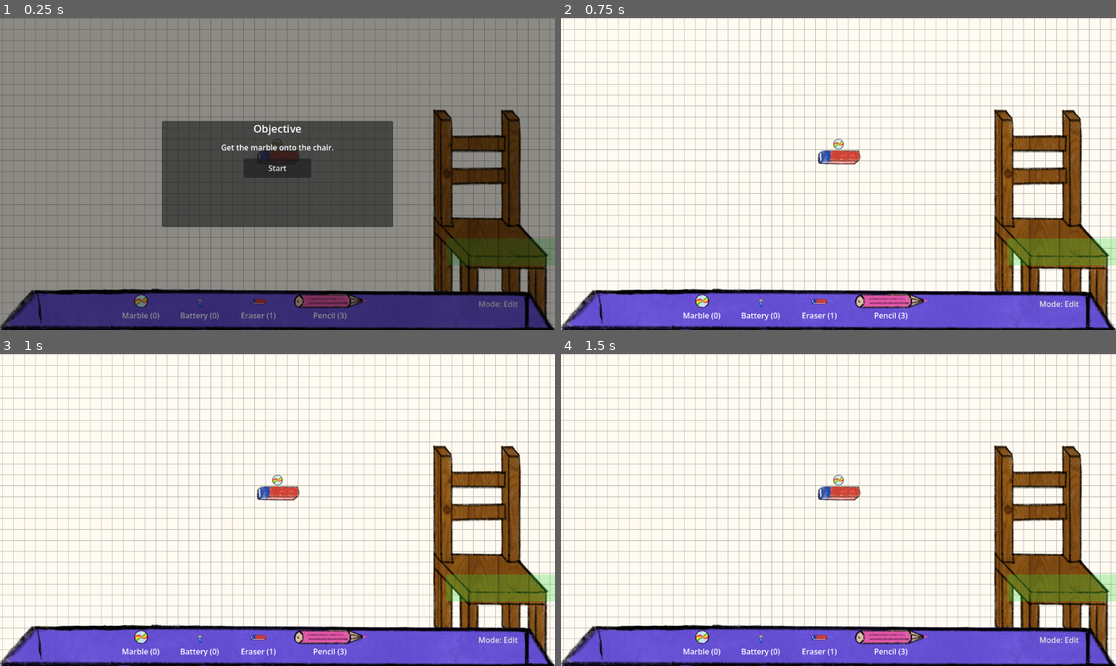
Above: before the commit, frames 1-4 (two rows, left to right).
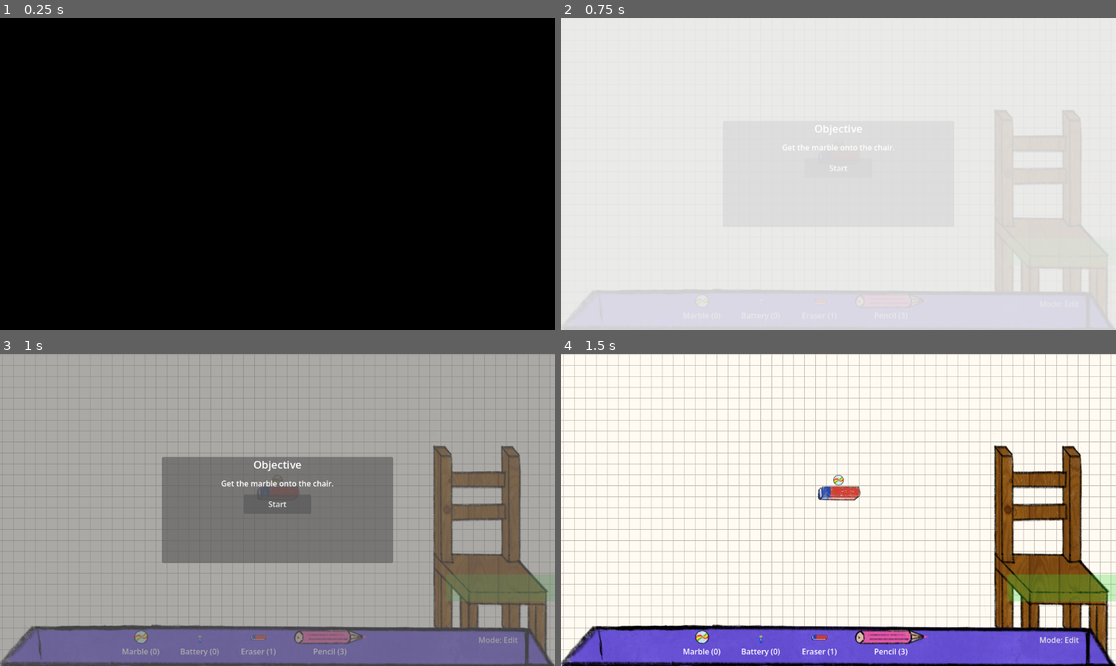
Above: after the commit, the same moments.

Repository: Fighter19/machines
Game: Godot game, scene res://scenes/opening.tscn
Two runs of this game, one before a commit and one after it. Both use one fixed random seed, a clock stepped at 60 frames per second and the inputs below. Before the commit the project starts from res://scenes/main.tscn. Video files are missing from this copy of the repository; at most half a second of black plays in their place.
Inputs (mouse positions are in pixels of both pictures, inside the frame that each line leads up to):
- Up to frame 1 (0.25 s): no input
- Up to frame 2 (0.75 s): click (838, 167) at 0.5 s, where only the run before the commit has a clickable "Start"
- Up to frame 3 (1 s): no input
- Up to frame 4 (1.5 s): click (838, 503) at 1.25 s, where only the run after the commit has a clickable "Start"

The runs differ from the first frame. In frame 1, 98% of the frame differs, in the area x 0-100%, y 0-100%; in frame 2, 38%; in frame 3, 100%; in frame 4, nothing differs.

Commit message:
Add intro and a bunch of the assets

Diff:
--- a/project.godot
+++ b/project.godot
@@ -11,7 +11,7 @@
 [application]
 
 config/name="machines"
-run/main_scene="res://scenes/main.tscn"
+run/main_scene="res://scenes/opening.tscn"
 config/features=PackedStringArray("4.6", "GL Compatibility")
 config/icon="res://icon.svg"
 
--- a/scenes/level_3.tscn
+++ b/scenes/level_3.tscn
@@ -18,7 +18,6 @@
 [node name="Level3" type="Node2D" unique_id=1953671115]
 
 [node name="TextureRect" type="TextureRect" parent="." unique_id=1182859011]
-visible = false
 offset_left = -1139.1819
 offset_top = -619.0
 offset_right = 3544.7068
--- a/scenes/main.tscn
+++ b/scenes/main.tscn
@@ -9,6 +9,7 @@
 [ext_resource type="PackedScene" uid="uid://2wftcuqetkpt" path="res://scenes/chair.tscn" id="8_tipki"]
 [ext_resource type="Script" uid="uid://dabrphmret3pt" path="res://scripts/goal_area.gd" id="9_tqsce"]
 [ext_resource type="PackedScene" path="res://scenes/level_2.tscn" id="10_lvl2"]
+[ext_resource type="Script" path="res://scripts/main_level_flash.gd" id="11_flash"]
 
 [sub_resource type="LabelSettings" id="LabelSettings_tbgi4"]
 font_color = Color(0, 0, 0, 1)
@@ -87,5 +88,17 @@
 position = Vector2(-27.5, -38)
 shape = SubResource("RectangleShape2D_goal1")
 
+[node name="MainLevelFlash" type="CanvasLayer" parent="." unique_id=1581153247]
+script = ExtResource("11_flash")
+
+[node name="ColorRect" type="ColorRect" parent="MainLevelFlash" unique_id=1588432439]
+anchors_preset = 15
+anchor_right = 1.0
+anchor_bottom = 1.0
+grow_horizontal = 2
+grow_vertical = 2
+mouse_filter = 2
+color = Color(1, 1, 1, 1)
+
 [connection signal="toggled" from="GameModeController/Button" to="GameModeController" method="_on_button_toggled"]
 [connection signal="body_entered" from="ChairGoal/Area2D" to="ChairGoal" method="_on_area_2d_body_entered"]
--- /dev/null
+++ b/scenes/mouse.tscn
@@ -0,0 +1,134 @@
+[gd_scene format=3 uid="uid://cxofvxjwfr40x"]
+
+[ext_resource type="Script" uid="uid://bwxpwj8nrum" path="res://scripts/machine_physics_object.gd" id="3_4u0ll"]
+
+[sub_resource type="GDScript" id="GDScript_5v7j2"]
+script/source = "extends Machine
+class_name Mouse
+
+@onready var physics_object: MachinePhysicsObject = $StaticBody2D
+
+func machine_on_collided(_node: Node2D) -> void:
+	print(\"Something touched this mouse machine, activating\")
+	machine_start_activate()
+
+func _ready() -> void:
+	activate_startup_time = 0
+	super._ready()
+
+func machine_on_mode_changed(mode: GameMode.MachineGameMode):
+	if physics_object != null:
+		physics_object.on_mode_changed(mode)
+"
+
+[sub_resource type="CompressedTexture2D" id="CompressedTexture2D_ouscy"]
+load_path = "res://.godot/imported/all_machines.png-0366a9b89f9ae262e6e120a3ff0e7407.ctex"
+
+[sub_resource type="AtlasTexture" id="AtlasTexture_o5qli"]
+atlas = SubResource("CompressedTexture2D_ouscy")
+region = Rect2(662, 789, 48, 42)
+
+[sub_resource type="AtlasTexture" id="AtlasTexture_0wfyh"]
+atlas = SubResource("CompressedTexture2D_ouscy")
+region = Rect2(714, 789, 48, 42)
+
+[sub_resource type="AtlasTexture" id="AtlasTexture_sugp2"]
+atlas = SubResource("CompressedTexture2D_ouscy")
+region = Rect2(766, 789, 48, 42)
+
+[sub_resource type="AtlasTexture" id="AtlasTexture_jyhfs"]
+atlas = SubResource("CompressedTexture2D_ouscy")
+region = Rect2(818, 789, 48, 42)
+
+[sub_resource type="AtlasTexture" id="AtlasTexture_tefeu"]
+atlas = SubResource("CompressedTexture2D_ouscy")
+region = Rect2(5, 789, 48, 42)
+
+[sub_resource type="AtlasTexture" id="AtlasTexture_o6xl0"]
+atlas = SubResource("CompressedTexture2D_ouscy")
+region = Rect2(57, 789, 48, 42)
+
+[sub_resource type="AtlasTexture" id="AtlasTexture_tipki"]
+atlas = SubResource("CompressedTexture2D_ouscy")
+region = Rect2(109, 789, 48, 42)
+
+[sub_resource type="AtlasTexture" id="AtlasTexture_85g3d"]
+atlas = SubResource("CompressedTexture2D_ouscy")
+region = Rect2(161, 789, 48, 42)
+
+[sub_resource type="AtlasTexture" id="AtlasTexture_choun"]
+atlas = SubResource("CompressedTexture2D_ouscy")
+region = Rect2(213, 789, 48, 42)
+
+[sub_resource type="SpriteFrames" id="SpriteFrames_tefeu"]
+animations = [{
+"frames": [{
+"duration": 1.0,
+"texture": SubResource("AtlasTexture_o5qli")
+}, {
+"duration": 1.0,
+"texture": SubResource("AtlasTexture_0wfyh")
+}, {
+"duration": 1.0,
+"texture": SubResource("AtlasTexture_sugp2")
+}, {
+"duration": 1.0,
+"texture": SubResource("AtlasTexture_jyhfs")
+}],
+"loop": true,
+"name": &"active",
+"speed": 10.0
+}, {
+"frames": [{
+"duration": 1.0,
+"texture": SubResource("AtlasTexture_tefeu")
+}, {
+"duration": 1.0,
+"texture": SubResource("AtlasTexture_o6xl0")
+}, {
+"duration": 1.0,
+"texture": SubResource("AtlasTexture_tipki")
+}, {
+"duration": 1.0,
+"texture": SubResource("AtlasTexture_85g3d")
+}, {
+"duration": 1.0,
+"texture": SubResource("AtlasTexture_choun")
+}, {
+"duration": 1.0,
+"texture": SubResource("AtlasTexture_85g3d")
+}, {
+"duration": 1.0,
+"texture": SubResource("AtlasTexture_tipki")
+}, {
+"duration": 1.0,
+"texture": SubResource("AtlasTexture_o6xl0")
+}],
+"loop": true,
+"name": &"idle",
+"speed": 10.0
+}]
+
+[sub_resource type="RectangleShape2D" id="RectangleShape2D_ouscy"]
+size = Vector2(48, 32)
+
+[node name="Mouse" type="Node2D" unique_id=1990201257]
+script = SubResource("GDScript_5v7j2")
+
+[node name="AnimatedSprite2D" type="AnimatedSprite2D" parent="." unique_id=1643466824]
+sprite_frames = SubResource("SpriteFrames_tefeu")
+animation = &"idle"
+autoplay = "idle"
+frame_progress = 0.14082336
+
+[node name="StaticBody2D" type="StaticBody2D" parent="." unique_id=350360245]
+input_pickable = true
+script = ExtResource("3_4u0ll")
+
+[node name="CollisionShape2D" type="CollisionShape2D" parent="StaticBody2D" unique_id=1738492910]
+position = Vector2(0, -1)
+shape = SubResource("RectangleShape2D_ouscy")
+
+[connection signal="input_event" from="StaticBody2D" to="StaticBody2D" method="_on_input_event"]
+[connection signal="mouse_entered" from="StaticBody2D" to="StaticBody2D" method="_on_mouse_entered"]
+[connection signal="mouse_exited" from="StaticBody2D" to="StaticBody2D" method="_on_mouse_exited"]
--- /dev/null
+++ b/scenes/opening.tscn
@@ -0,0 +1,33 @@
+[gd_scene format=3]
+
+[ext_resource type="Script" path="res://scripts/opening_intro.gd" id="1_intro"]
+[ext_resource type="VideoStream" path="res://sprites/ui/opening.ogv" id="2_video"]
+
+[node name="Opening" type="Control"]
+layout_mode = 3
+anchors_preset = 15
+anchor_right = 1.0
+anchor_bottom = 1.0
+grow_horizontal = 2
+grow_vertical = 2
+script = ExtResource("1_intro")
+
+[node name="VideoStreamPlayer" type="VideoStreamPlayer" parent="."]
+layout_mode = 1
+anchors_preset = 15
+anchor_right = 1.0
+anchor_bottom = 1.0
+grow_horizontal = 2
+grow_vertical = 2
+stream = ExtResource("2_video")
+expand = true
+
+[node name="FlashRect" type="ColorRect" parent="."]
+layout_mode = 1
+anchors_preset = 15
+anchor_right = 1.0
+anchor_bottom = 1.0
+grow_horizontal = 2
+grow_vertical = 2
+mouse_filter = 2
+color = Color(1, 1, 1, 0)
--- /dev/null
+++ b/scripts/main_level_flash.gd
@@ -0,0 +1,18 @@
+extends CanvasLayer
+class_name MainLevelFlash
+
+@export var fade_duration: float = 0.45
+
+@onready var flash_rect: ColorRect = $ColorRect
+
+func _ready() -> void:
+	process_mode = Node.PROCESS_MODE_WHEN_PAUSED
+	flash_rect.process_mode = Node.PROCESS_MODE_WHEN_PAUSED
+	flash_rect.color = Color(1, 1, 1, 1)
+	var tween := create_tween()
+	tween.set_pause_mode(Tween.TWEEN_PAUSE_PROCESS)
+	tween.tween_property(flash_rect, "color:a", 0.0, fade_duration)
+	tween.finished.connect(_finish_flash)
+
+func _finish_flash() -> void:
+	queue_free()
--- /dev/null
+++ b/scripts/opening_intro.gd
@@ -0,0 +1,27 @@
+extends Control
+class_name OpeningIntro
+
+@export var next_scene_path: String = "res://scenes/main.tscn"
+@export var flash_duration: float = 0.16
+
+@onready var video_player: VideoStreamPlayer = $VideoStreamPlayer
+@onready var flash_rect: ColorRect = $FlashRect
+
+var is_transitioning: bool = false
+
+func _ready() -> void:
+	flash_rect.color = Color(1, 1, 1, 0)
+	video_player.finished.connect(_on_video_finished)
+	video_player.play()
+
+func _on_video_finished() -> void:
+	if is_transitioning:
+		return
+
+	is_transitioning = true
+	var tween := create_tween()
+	tween.tween_property(flash_rect, "color:a", 1.0, flash_duration)
+	tween.finished.connect(_go_to_main_level)
+
+func _go_to_main_level() -> void:
+	get_tree().change_scene_to_file(next_scene_path)
Not shown, added: scripts/main_level_flash.gd.uid
Not shown, added: scripts/opening_intro.gd.uid
Binary file added: sprites/ui/embed_preview.png
Not shown, added: sprites/ui/embed_preview.png.import
Binary file added: sprites/ui/game_cover.png
Not shown, added: sprites/ui/game_cover.png.import
Binary file added: sprites/ui/karriert_klein.png
Not shown, added: sprites/ui/karriert_klein.png.import
Not shown, added: sprites/ui/opening.ogv.uid
Not shown, added: sprites/ui/opening.ogv
